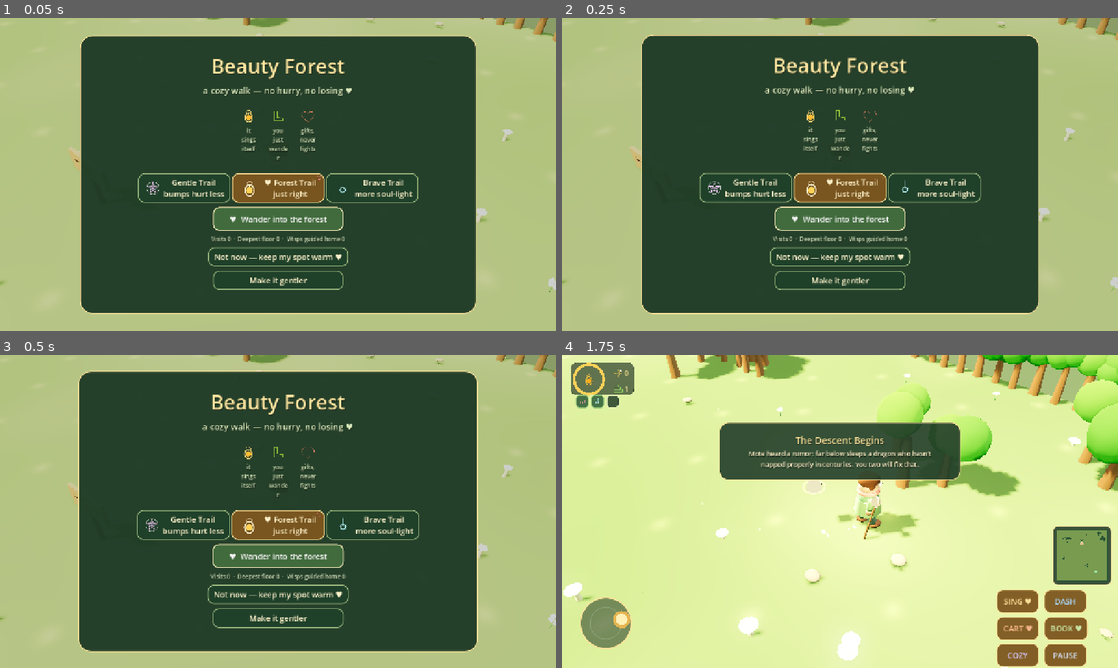
Above: before the commit, frames 1-4 (two rows, left to right).
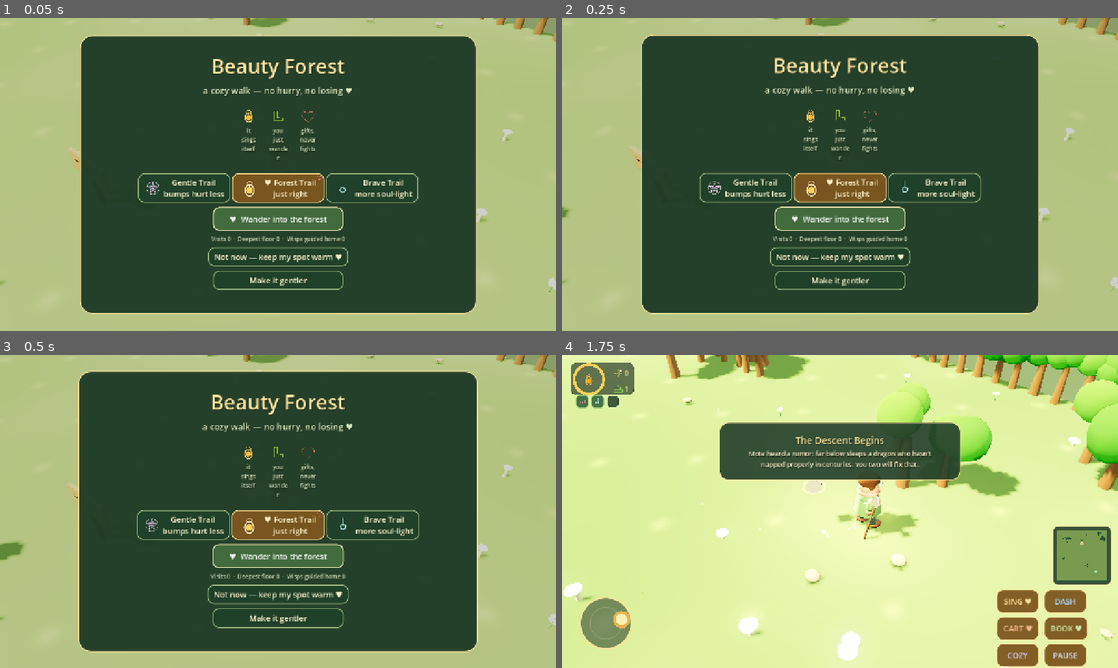
Above: after the commit, the same moments.

Repository: mlibre/beauty-forest
Game: Godot game, scene res://scenes/main.tscn
Same seed, same stepped clock (60 frames per second), same inputs: the game is played once before the commit and once after it.
Inputs (mouse positions are in pixels of both pictures, inside the frame that each line leads up to):
- Up to frame 1 (0.05 s): no input
- Up to frame 2 (0.25 s): no input
- Up to frame 3 (0.5 s): no input
- Up to frame 4 (1.75 s): tap Enter (ui_accept) at 0.5 s; move the mouse to (962, 495) at 0.52 s; hold D (bf_right) 0.53-1.25 s; tap Shift (bf_dash) at 0.6 s; click (962, 495) at 0.67 s; tap F (bf_shop) at 0.77 s; drag from (606, 624) to (812, 574) at 1.27 s

The runs differ from the first frame. In frame 1, less than 0.1% of the frame differs, in the area x 37-40%, y 0-1%; in frame 2, less than 0.1%; in frame 3, 0.2%, in the area x 0-38%, y 0-66%; in frame 4, nothing differs.

Commit message:
fix(menu): wake the title-backdrop wisps
Menus spawn 'wandering wisps' for a living backdrop, but every wisp
tick was gated behind Mode.PLAYING, so they rendered frozen at a
quarter of their pop-in scale behind the title card. _physics_process
now drives a no-combat, no-contact idle tick for wisps while in MENU.

Diff:
--- a/scripts/main.gd
+++ b/scripts/main.gd
@@ -172,7 +172,21 @@
         _refresh_ui()
 
 func _physics_process(delta: float) -> void:
-    if mode != Mode.PLAYING or player == null or ending_pending:
+    if mode != Mode.PLAYING and mode != Mode.MENU:
+        return
+    if player == null or ending_pending:
+        return
+    if mode == Mode.MENU:
+        # The title backdrop's wisps still need their idle tick: nothing else
+        # ever calls tick_behavior on the menu floor, and they were painting
+        # frozen, half-popped ghosts behind the title card. No contact, no
+        # combat, no chimes -- the forest just idles.
+        var menu_aggro := 14.0
+        var menu_kindness := float(settings.get("wisp_speed", 0.85)) / 0.85
+        for wisp: Wisp in wisps:
+            if not is_instance_valid(wisp) or not wisp.alive:
+                continue
+            wisp.tick_behavior(delta, player.global_position, menu_aggro, 1.0, menu_kindness)
         return
     pulse_cooldown = maxf(0.0, pulse_cooldown - delta)
     note_cooldown = maxf(0.0, note_cooldown - delta)
--- a/tests/regression_screens.gd
+++ b/tests/regression_screens.gd
@@ -35,6 +35,8 @@
     if not await _check_a_menu_pick_is_the_run_that_starts(game):
         return
     if not await _check_a_restart_silences_old_toasts(game):
+        return
+    if not await _check_menu_backdrop_wisps_are_alive(game):
         return
 
     finish(game, "BEAUTY_FOREST_SCREENS")
@@ -136,6 +138,32 @@
         return false
     return true
 
+func _check_menu_backdrop_wisps_are_alive(game: Node) -> bool:
+    ## The title floor spawns "wandering wisps... just drift near the spawn",
+    ## but nothing ever called tick_behavior on the menu: they rendered frozen
+    ## at a quarter of their pop-in scale behind the title card.
+    game.mode = game.Mode.MENU
+    game._load_floor(1, true)
+    await frames(4)
+    if game.wisps.is_empty():
+        return ok(false, "no backdrop wisps spawned on the title floor")
+    var awake: int = 0
+    for wisp in game.wisps:
+        if wisp._spawn_pop < 1.0:
+            awake += 1
+    if not ok(awake > 0, "menu wisps arrived fully emerged, with no pop-in"):
+        return false
+    for _i in range(40):
+        await physics_frame
+    var emerged := 0
+    for wisp in game.wisps:
+        if wisp._spawn_pop >= 1.0:
+            emerged += 1
+    if not ok(emerged == game.wisps.size(),
+            "menu wisps never finished emerging: %d/%d ticked" % [emerged, game.wisps.size()]):
+        return false
+    return true
+
 func _check_the_pause_summary_shows_the_real_run(game: Node) -> bool:
     ## The pause screen used to open into a summary block AND into two legacy
     ## corner cards, and the cards kept the strings they were born with --
